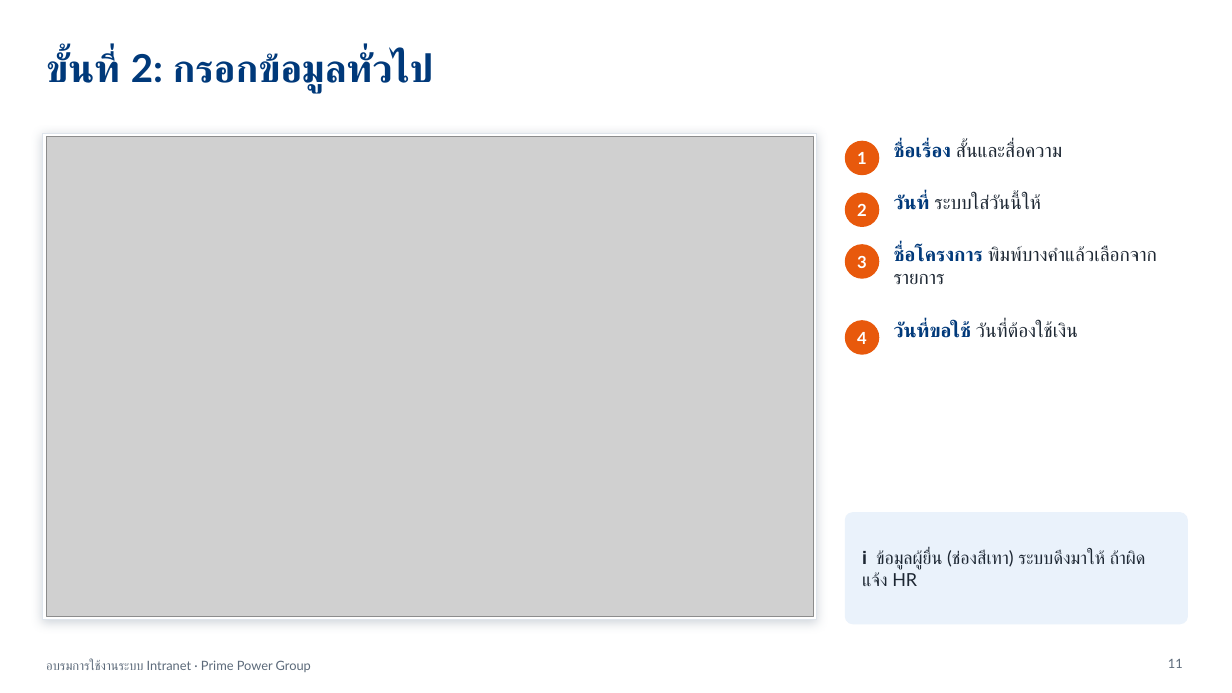
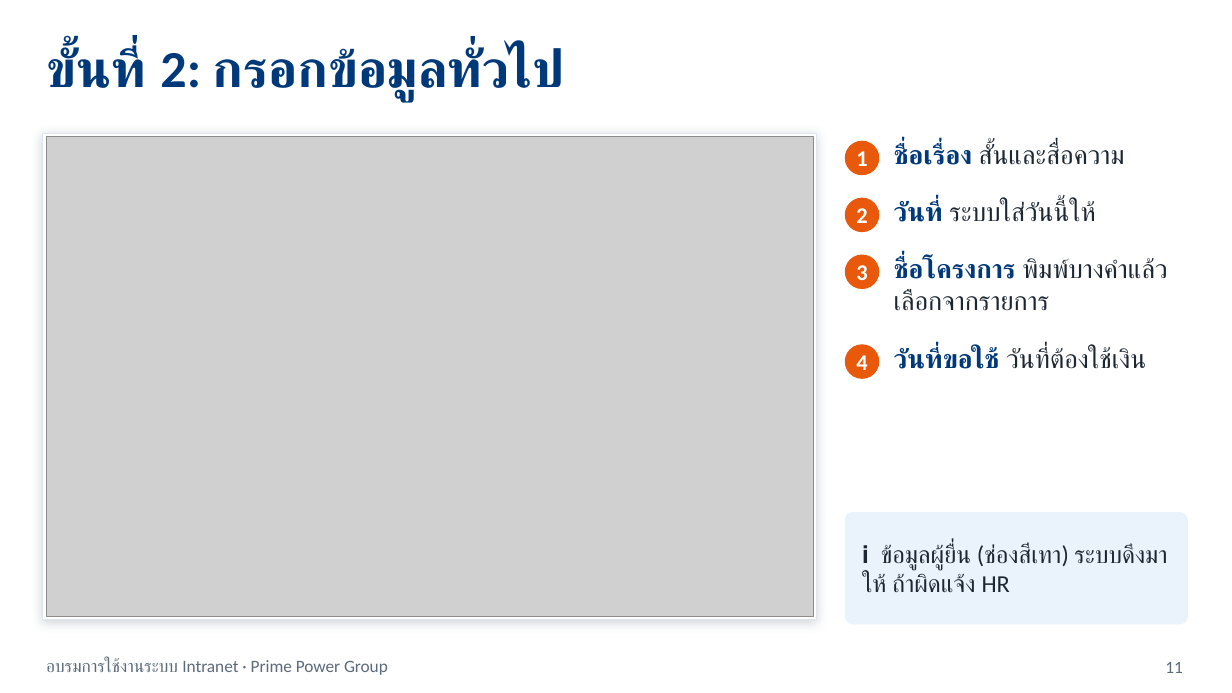
Before and after one commit to PPG2014/prime-power-intranet, a slide deck: slide 11 of manual/Intranet-Training-v1.0.pptx. Drawn at 1232x693 pixels with LibreOffice and Linux fonts; fonts in the diff are those of the drawing; grey boxes stand for pictures; background and template pictures are left out. Boxes give left, top, right and bottom in pixels: in the first picture for what was removed or moved away, otherwise in the second. Text is boxed around its words. In the diff, an @@ line names an element or a change of style, - is before the commit and + after.

```diff
--- a/manual/Intranet-Training-v1.0.pptx
+++ b/manual/Intranet-Training-v1.0.pptx
@@ title "ขั้นที่ 2: กรอกข้อมูลทั่วไป" at [46, 47, 565, 101]: size 30 to 40.5 pt, font Lato to Calibri @@
@@ ellipse: place and size @@
-ellipse at [846, 193, 879, 226]
+ellipse at [846, 199, 879, 232]
@@ text "3": place and size @@
-text "3" at [857, 256, 867, 268]
+text "3" at [856, 265, 867, 280]
@@ ellipse: place and size @@
-ellipse at [846, 245, 879, 278]
+ellipse at [846, 255, 879, 288]
@@ text "ชื่อโครงการ พิมพ์บางคำแล้วเลือกจากรายการ": place and size @@
-text "ชื่อโครงการ พิมพ์บางคำแล้วเลือกจากรายการ" at [894, 246, 1157, 262]
+text "ชื่อโครงการ พิมพ์บางคำแล้วเลือกจากรายการ" at [894, 258, 1167, 311]
@@ size 13 to 17.5 pt, font Lato to Calibri in 4 elements at [856, 151, 867, 166], [856, 208, 867, 223], [856, 265, 867, 280], [856, 355, 867, 370] @@
@@ text "4": place and size @@
-text "4" at [857, 332, 867, 344]
+text "4" at [856, 355, 867, 370]
@@ ellipse: place and size @@
-ellipse at [846, 321, 879, 354]
+ellipse at [846, 345, 879, 378]
@@ size 15 to 20.5 pt, font Lato to Calibri in 4 elements at [894, 144, 1125, 165], [894, 201, 1095, 222], [894, 258, 1167, 311], [894, 348, 1146, 369] @@
@@ text "วันที่ขอใช้ วันที่ต้องใช้เงิน": place and size @@
-text "วันที่ขอใช้ วันที่ต้องใช้เงิน" at [894, 322, 1078, 338]
+text "วันที่ขอใช้ วันที่ต้องใช้เงิน" at [894, 348, 1146, 369]
@@ text "ℹ️ ข้อมูลผู้ยื่น (ช่องสีเทา) ระบบดึงมาให้ ถ้าผิดแจ้ง ..." at [862, 543, 1167, 592]: size 14 to 19 pt, font Lato to Calibri @@
@@ text "อบรมการใช้งานระบบ Intranet · Prime Power ..." at [46, 659, 388, 675]: size 10 to 13.5 pt, font Lato to Calibri @@
@@ page number at [1165, 662, 1182, 673]: size 10 to 13.5 pt, font Lato to Calibri @@
```
Also in this commit, not shown: 34 other slides changed.
